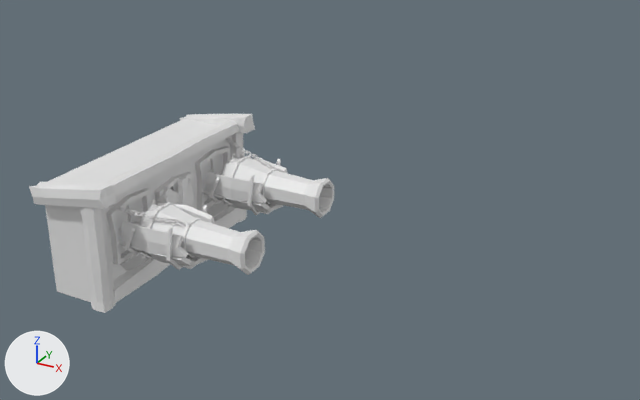
Before and after pictures for a commit that changed the FBX model Unity Files/Assets/PlunderSail/Meshes/Attachments/Cannon_001_Attachments_001_LeadThrower.fbx.
Rendered twice from a camera (50 mm lens) standing at (13.2, -2.76, 3.78) and looking at (9.57, 3.83, 0.49). The lights are fixed; the arrows at lower left show +X, +Y and +Z. Materials are left out; every surface is plain grey. Where no turn or scale is listed for an object, it has been applied to the vertices. Vertices at the same position are counted once.

Script lines for the objects in view, before the commit:
```python
me_mesh = bpy.data.meshes.new('Mesh')
me_mesh.from_pydata(...)  # 2825 vertices, 4092 faces; spans x -1.06..0.77, y -1.1..1.09, z -0.01..1.13
me_mesh.materials.append(mat_master_texture16)
ob_cannon_001_attachments_001_leadthrower = bpy.data.objects.new('Cannon_001_Attachments_001_LeadThrower', me_mesh)
ob_cannon_001_attachments_001_leadthrower.location = (9.0, 3.0, 0.0)
```
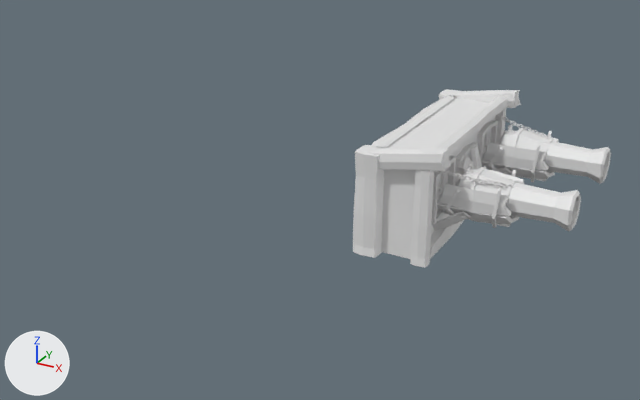
Pixel boxes (x1, y1, x2, y2) of what changed, in the pictures (640 x 400 px):
'Cannon_001_Attachments_001_LeadThrower', reshaped, moved (15% narrower, 10% shorter)
    before: (29, 114, 334, 313)
    after: (353, 89, 611, 268)
part 1 of me_mesh, added
    after: (381, 98, 496, 259)
part 2 of me_mesh, added
    after: (372, 95, 456, 148)
part 3 of me_mesh, built on
    before: (45, 117, 235, 302)
    after: (353, 89, 512, 258)

Patch to the scene script:
```diff
--- a/Unity Files/Assets/PlunderSail/Meshes/Attachments/Cannon_001_Attachments_001_LeadThrower.fbx.py
+++ b/Unity Files/Assets/PlunderSail/Meshes/Attachments/Cannon_001_Attachments_001_LeadThrower.fbx.py
@@ me_mesh @@
 # used by ob_cannon_001_attachments_001_leadthrower; location = (9.0, 3.0, 0.0)
-me_mesh.from_pydata(...)  # 2825 vertices, 4092 faces; spans x -1.06..0.77, y -1.1..1.09, z -0.01..1.13
+me_mesh.from_pydata(...)  # 2971 vertices, 4224 faces; spans x -1.13..0.77, y -1.14..1.14, z -0.01..1.13
+# me_mesh part 1: a new loose piece, a box spanning x -1.0..-0.47, y -1.0..1.0, z 0.01..0.99
+# me_mesh part 2: a new loose piece of 30 vertices spanning x -1.09..-0.91, y -0.91..0.91, z 0.81..1.0
+# me_mesh part 3
+# 2 vertices are removed from x -0.47, y -1.0..1.0, z 1.0
+# 75 faces are deleted
+# 16 vertices move within x -0.47..-0.07, y -0.82..0.87, z 0.46..0.9
+# 72 vertices are added at x -1.13..-0.87, y -1.14..1.14, z 0.0..1.0
+# 8 new vertices lie (-0.01, -0.13, 0.0) away from vertices in x -1.0..-0.87, y -1.0..1.01, z 0.0..1.0
+# 149 new faces join them
@@ ob_cannon_001_attachments_001_leadthrower @@
 ob_cannon_001_attachments_001_leadthrower = bpy.data.objects.new('Cannon_001_Attachments_001_LeadThrower', me_mesh)
-ob_cannon_001_attachments_001_leadthrower.location = (9.0, 3.0, 0.0)
+ob_cannon_001_attachments_001_leadthrower.location = (11.0, 5.0, 0.0)
```
